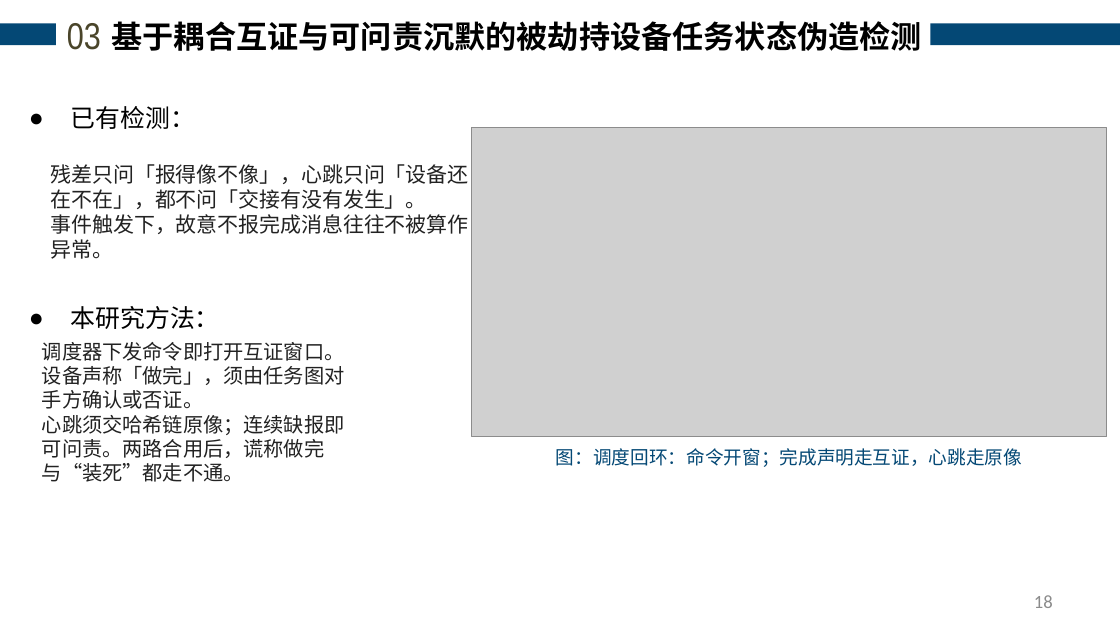
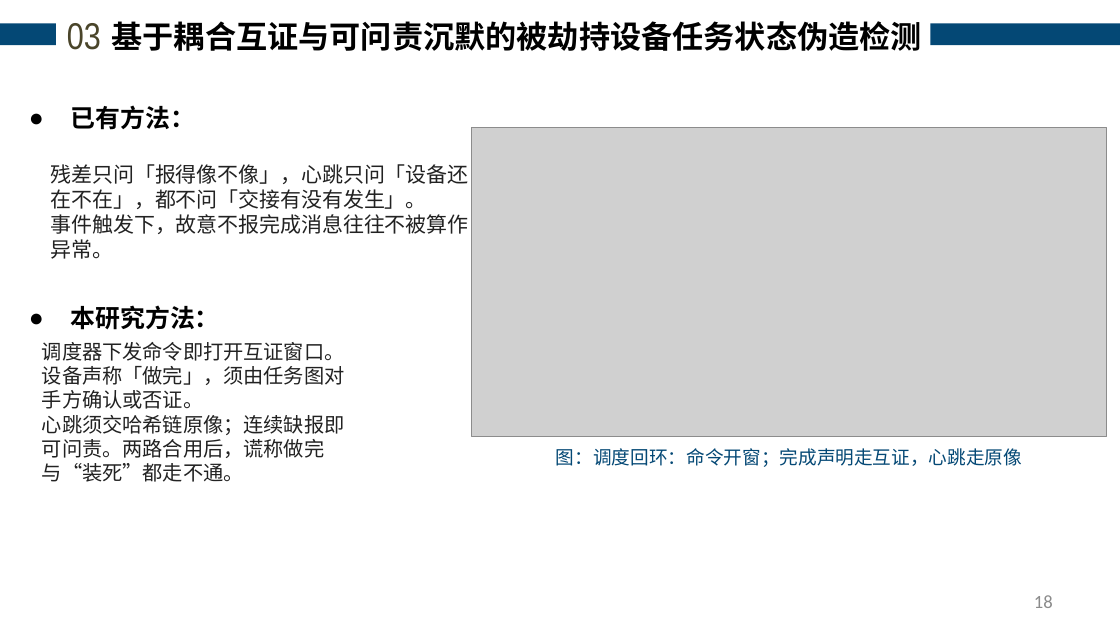
Before and after one commit to analyst2004lx/paper01, a slide deck: slide 18 of 开题报告/于琪-开题PPT(20260909).pptx. Drawn at 1120x630 pixels with LibreOffice and Linux fonts; fonts in the diff are those of the drawing; grey boxes stand for pictures. Boxes give left, top, right and bottom in pixels: in the first picture for what was removed or moved away, otherwise in the second. Text is boxed around its words. In the diff, an @@ line names an element or a change of style, - is before the commit and + after.

```diff
--- a/开题报告/于琪-开题PPT(20260909).pptx
+++ b/开题报告/于琪-开题PPT(20260909).pptx
@@ text at bbox=[71, 105, 195, 130]: text changed; bold on @@
-● 已有检测：
+● 已有方法：
@@ text "本研究方法：" at bbox=[71, 305, 220, 330]: bold on @@
```
Also in this commit, not shown: 1 other slide changed, 6 other files.
